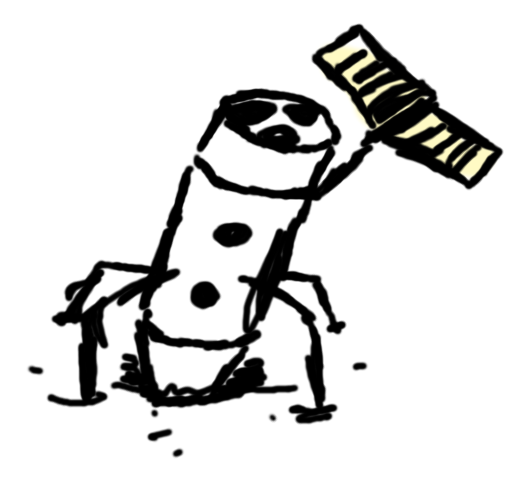
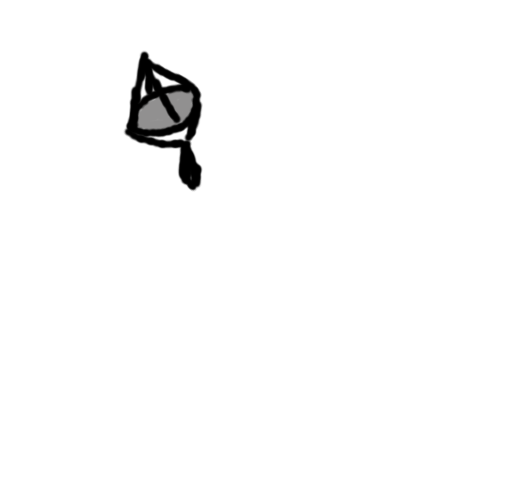
The second 508px x 490px image is a revision of the first. Changes to its layers:
hid "Pasted Layer" over (267, 23, 504, 202)
hid "Floated Layer" over (314, 39, 501, 184)
added layer "Layer #1" above "Layer #2" over (123, 50, 203, 192)
added layer "Layer #2" above "Pasted Layer #1" over (132, 88, 195, 143)
hid "Pasted Layer #1" over (26, 87, 369, 459)
